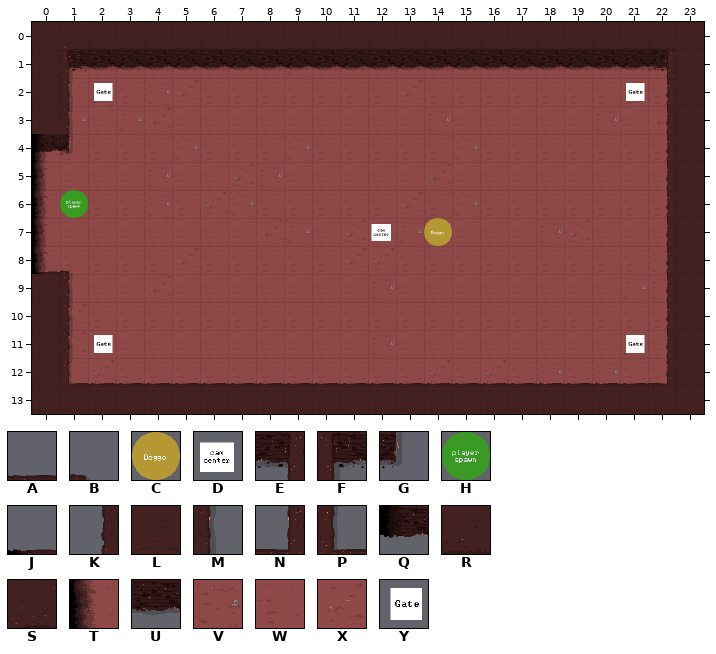
Tiled map (JSON), stored at assets/tilemaps/level1BossRoom.json. Above, as it was before the edit.
Cells are 64x64 px. Shown: x 0..23, y 0..13.
Key: from "tiles 1": A 1, B 3, C 7, D 9, E 10, F 12, G 13, H 16, J 19, K 20, L 21, M 22, N 23, P 24, Q 29, R 31, S 34, T 39, U 41, V 50, W 51, X 52, Y 59.
_ is an empty cell, # one hidden under a higher layer.
Layers that did not change in this view are not listed.
Layer "0" before, first column x 0:
 0 ########################
 1 #XWWWWWWWVWWWWWWWWWWWWW#
 2 #WVWVXWWWWWWWXWWWWWWWWW#
 3 #VWVXWWWWWWWWWVWWWWWVWX#
 4 TWWWWVWWWVWWWWWVWWWWWWW_
 5 TWWWVWWXVWWWWWXWWWWWWWW#
 6 TWWWVWXVWWWWWXWVWWWWWWW#
 7 TWWWWWWWXVWXWVVWWWVXWWW#
 8 TWWWWXWWWWWXXWWWWWWWWWV_
 9 #WWWXWWWWWWWVWWWWWWWWVV#
10 #XWWWWWWWWWWWWWWWWWWWWW#
11 #XWWWWWWWWWWVWWWWWWWWVW#
12 #WXWWWWWWWWWWWXWXWVWVWW#
13 #########_######_#######
Layer "1" before, first column x 0:
 0 LSRRRRRRRRRRRRRRRRRRRRRL
 1 LFUUUUUUUUUUUUUUUUUUUUEL
 2 LM____________________KL
 3 LM____________________KL
 4 QG____________________KL
 5 ______________________KL
 6 ______________________KL
 7 ______________________KL
 8 JB____________________KL
 9 LM____________________KL
10 LM____________________KL
11 LM____________________KL
12 LPAAAAAAAAAAAAAAAAAAAANL
13 LLLLLLLLLLLLLLLLLLLLLLLL
Layer "markers" before, first column x 0:
 0 ________________________
 1 ________________________
 2 __Y__________________Y__
 3 ________________________
 4 ________________________
 5 ________________________
 6 _H______________________
 7 ____________D_C_________
 8 ________________________
 9 ________________________
10 ________________________
11 __Y__________________Y__
12 ________________________
13 ________________________
And afterwards:
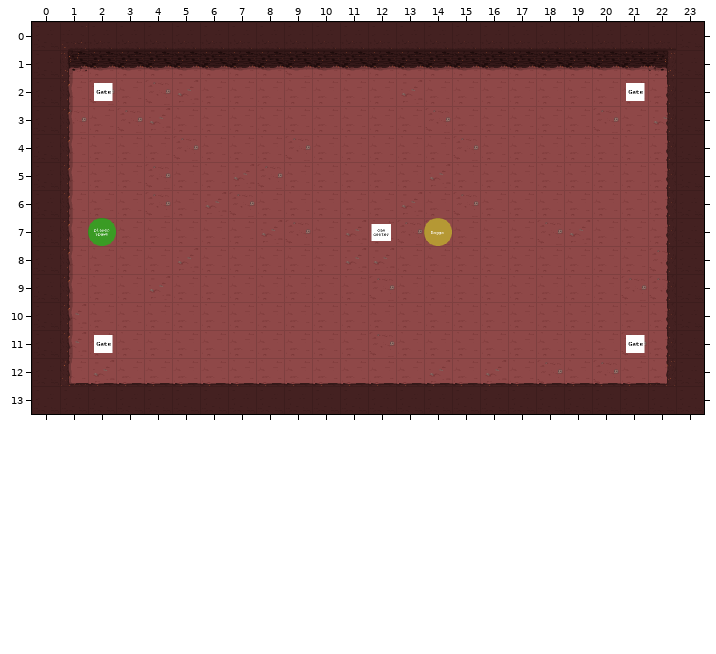
Edits made:
Changed rows in their new state; . is an unchanged cell.
Layer "0":
first column x 0:
 4 #
 5 #
 6 #
 7 #
 8 #
Layer "1":
first column x 0:
 4 LM
 5 LM
 6 LM
 7 LM
 8 LM
Layer "markers":
first column x 1:
 6 _.
 7 .H
